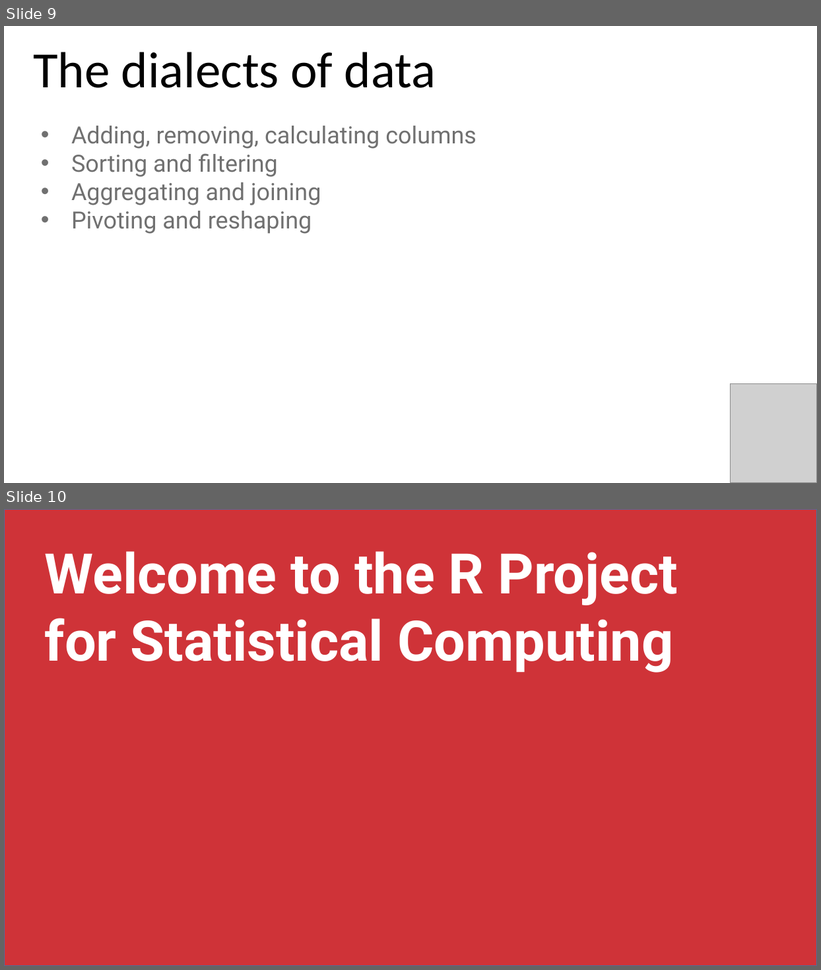
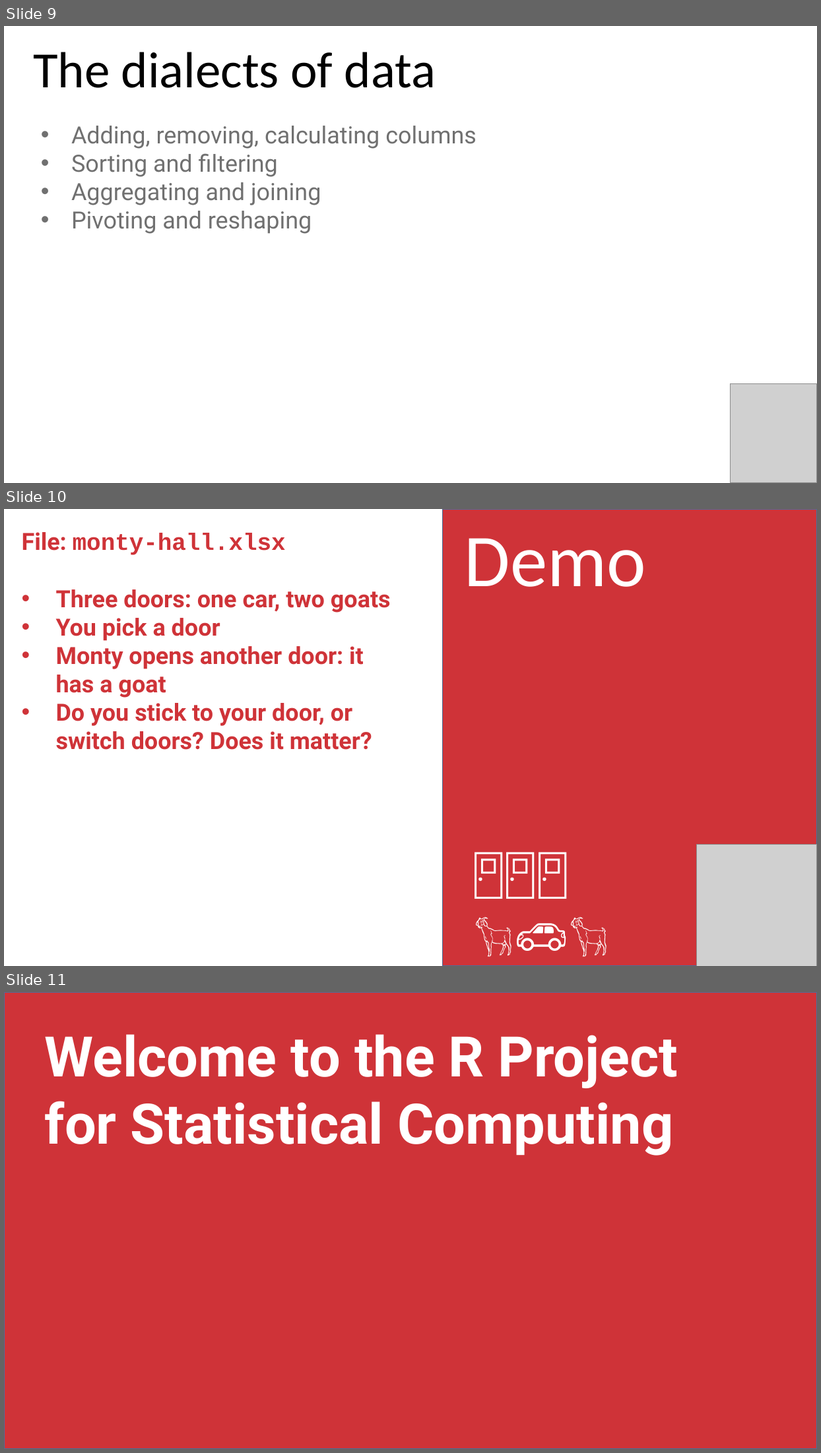
Before and after one commit to stringfestdata/advancing-into-analytics-ps-meetup, a slide deck: advancing-into-analytics-presentation.pptx. Shown one above the other, each under a label of ours: slides 9 and 10 before the commit, slides 9, 10 and 11 after it. The pictures are 821x970 and 821x1453 pixels, drawn with LibreOffice and Linux fonts; fonts in the diff are those of the drawing; grey boxes stand for pictures. Boxes give left, top, right and bottom in pixels: in the first picture for what was removed or moved away, otherwise in the second. Text is boxed around its words. In the diff, an @@ line names an element or a change of style, - is before the commit and + after.

```diff
--- a/advancing-into-analytics-presentation.pptx
+++ b/advancing-into-analytics-presentation.pptx
@@ slide 10 added at box(4, 509, 817, 966), background #FFFFFF @@
@@ rectangle added at box(443, 509, 817, 966), fill #CF3338, outline #43739E 1 pt @@
@@ text added at box(22, 532, 391, 750), 28 pt, text #CF3338, bold @@
+File: monty-hall.xlsx
+• Three doors: one car, two goats
+• You pick a door
+• Monty opens another door: it has a goat
+• Do you stick to your door, or switch doors? Does it matter?
@@ text added at box(465, 538, 646, 587), 88 pt, text #FFFFFF @@
+Demo
@@ text added at box(467, 837, 742, 966), 60 pt, text #FFFFFF @@
+🚪🚪🚪
+🐐🚗🐐
@@ picture added at box(697, 844, 817, 966) @@
@@ what was slide 10 is now slide 11 @@
```
Also in this commit, not shown: 2 slides changed, 1 other file.
